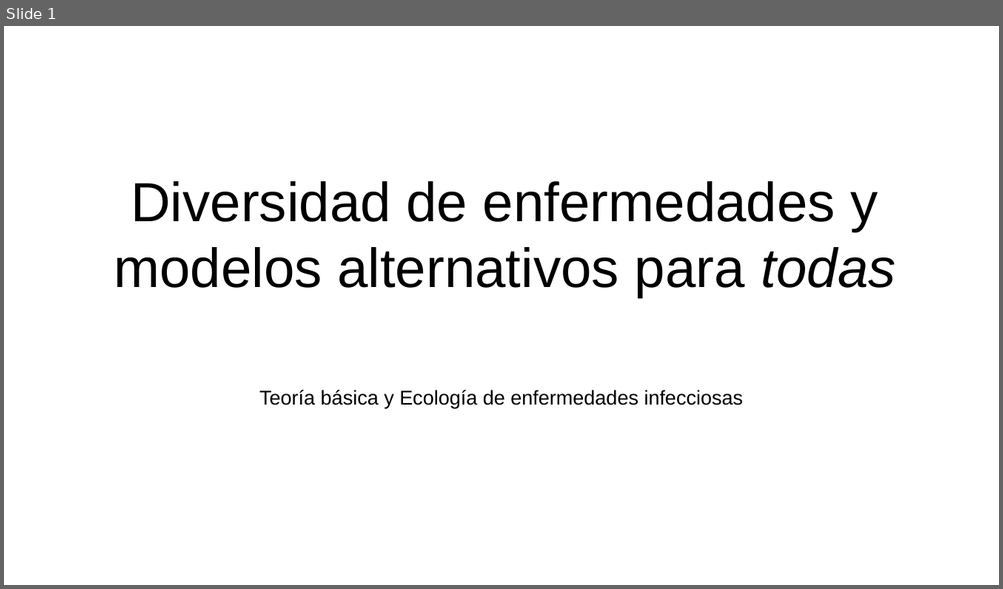
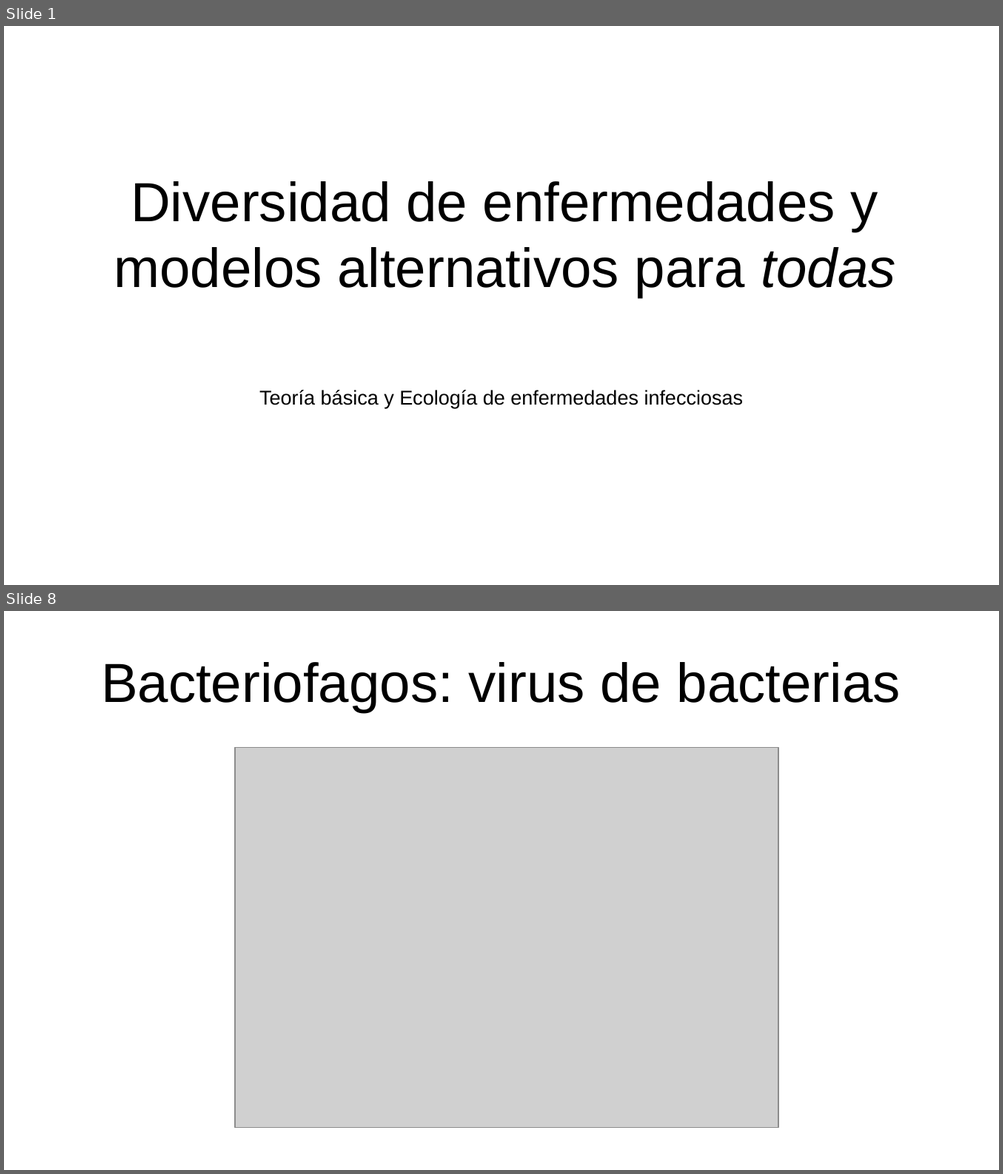
Before and after one commit to gerardommc/Ecologia-Teorica, a slide deck: Diversidad-enfermedades-infecciones.odp. Shown one above the other, each under a label of ours: slide 1 before the commit, slides 1 and 8 after it; the slides between them are not shown. The pictures are 1003x589 and 1003x1174 pixels, drawn with LibreOffice and Linux fonts; fonts in the diff are those of the drawing; grey boxes stand for pictures. Boxes give left, top, right and bottom in pixels: in the first picture for what was removed or moved away, otherwise in the second. Text is boxed around its words. In the diff, an @@ line names an element or a change of style, - is before the commit and + after.

```diff
--- a/Diversidad-enfermedades-infecciones.odp
+++ b/Diversidad-enfermedades-infecciones.odp
@@ slide 8 added at [4, 611, 999, 1170], background #FFFFFF @@
@@ title added at [101, 662, 900, 712], 44 pt, text #000000 @@
+Bacteriofagos: virus de bacterias
@@ picture added at [235, 747, 778, 1128] @@
```
Also in this commit, not shown: 21 other slides added, 28 other files.
